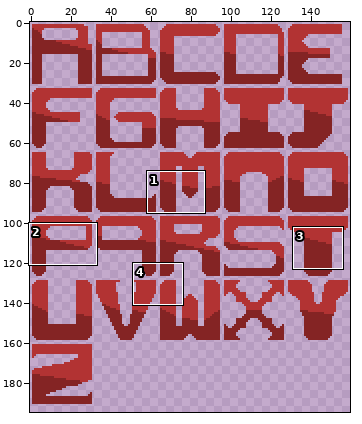
Pixel-art file -- Assets/Sprites/Cosmo Font.aseprite. Above: a wide view before the commit, with the close-up outlined.
Close-up. As it was:
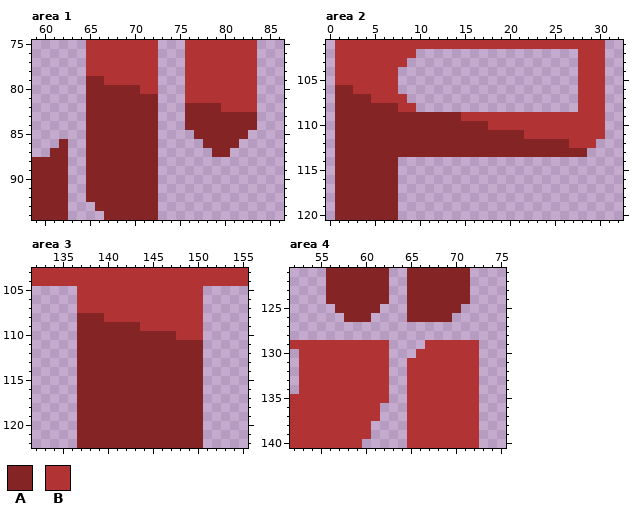
160x195 pixels, 1 frame. Shown: area 1: x 59..86, y 75..94; area 2: x 0..32, y 101..120; area 3: x 132..155, y 103..122; area 4: x 52..75, y 121..140. The commit also changed other parts of the picture, which this record leaves out.
Palette (. is transparent): A #842424  B #b23333
Pixels before, area 1, first column x 59:
75 ......BBBBBBBB...BBBBBBBB
76 ......BBBBBBBB...BBBBBBBB
77 ......BBBBBBBB...BBBBBBBB
78 ......BBBBBBBB...BBBBBBBB
79 ......AABBBBBB...BBBBBBBB
80 ......AAAAAABB...BBBBBBBB
81 ......AAAAAAAA...BBBBBBBB
82 ......AAAAAAAA...AAAABBBB
83 ......AAAAAAAA...AAAAAAAA
84 ......AAAAAAAA...AAAAAAAA
85 ......AAAAAAAA....AAAAAA.
86 ...A..AAAAAAAA.....AAAA..
87 ..AA..AAAAAAAA......AA...
88 AAAA..AAAAAAAA...........
89 AAAA..AAAAAAAA...........
90 AAAA..AAAAAAAA...........
91 AAAA..AAAAAAAA...........
92 AAAA..AAAAAAAA...........
93 AAAA...AAAAAAA...........
94 AAAA....AAAAAA...........
Pixels before, area 2, first column x 1:
101 BBBBBBBBBBBBBBBBBBBBBBBBBBBBBB
102 BBBBBBBBB..................BBB
103 BBBBBBBB...................BBB
104 BBBBBBB....................BBB
105 BBBBBBB....................BBB
106 AABBBBB....................BBB
107 AAAABBBB...................BBB
108 AAAAAAABB..................BBB
109 AAAAAAAAAAAAAABBBBBBBBBBBBBBBB
110 AAAAAAAAAAAAAAAAABBBBBBBBBBBBB
111 AAAAAAAAAAAAAAAAAAAAABBBBBBBBB
112 AAAAAAAAAAAAAAAAAAAAAAAAAABBB.
113 AAAAAAAAAAAAAAAAAAAAAAAAAAAA..
114 AAAAAAA.......................
115 AAAAAAA.......................
116 AAAAAAA.......................
117 AAAAAAA.......................
118 AAAAAAA.......................
119 AAAAAAA.......................
120 AAAAAAA.......................
Pixels before, area 3, first column x 132:
103 BBBBBBBBBBBBBBBBBBBBBBBB
104 BBBBBBBBBBBBBBBBBBBBBBBB
105 .....BBBBBBBBBBBBBB.....
106 .....BBBBBBBBBBBBBB.....
107 .....BBBBBBBBBBBBBB.....
108 .....AAABBBBBBBBBBB.....
109 .....AAAAAAABBBBBBB.....
110 .....AAAAAAAAAAABBB.....
111 .....AAAAAAAAAAAAAA.....
112 .....AAAAAAAAAAAAAA.....
113 .....AAAAAAAAAAAAAA.....
114 .....AAAAAAAAAAAAAA.....
115 .....AAAAAAAAAAAAAA.....
116 .....AAAAAAAAAAAAAA.....
117 .....AAAAAAAAAAAAAA.....
118 .....AAAAAAAAAAAAAA.....
119 .....AAAAAAAAAAAAAA.....
120 .....AAAAAAAAAAAAAA.....
121 .....AAAAAAAAAAAAAA.....
122 .....AAAAAAAAAAAAAA.....
Pixels before, area 4, first column x 52:
121 ....AAAAAAA..AAAAAAA.
122 ....AAAAAAA..AAAAAAA.
123 ....AAAAAAA..AAAAAAA.
124 ....AAAAAAA..AAAAAAA.
125 .....AAAAA...AAAAAA..
126 ......AAA....AAAAA...
127 .....................
128 .....................
129 BBBBBBBBBBB....BBBBBB
130 .BBBBBBBBBB...BBBBBBB
131 .BBBBBBBBBB..BBBBBBBB
132 .BBBBBBBBBB..BBBBBBBB
133 .BBBBBBBBBB..BBBBBBBB
134 .BBBBBBBBBB..BBBBBBBB
135 BBBBBBBBBBB..BBBBBBBB
136 BBBBBBBBBB...BBBBBBBB
137 BBBBBBBBBB...BBBBBBBB
138 BBBBBBBBB....BBBBBBBB
139 BBBBBBBBB....BBBBBBBB
140 BBBBBBBB.....BBBBBBBB
And afterwards:
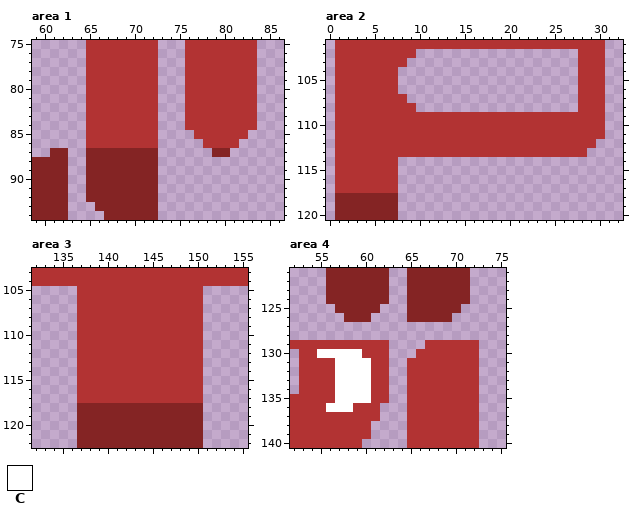
Colours new in this view: C #ffffff
Change:
Area 1:
y 79: x 65..66 AA -> BB
y 80: x 65..70 AAAAAA -> BBBBBB
y 81: x 65..72 AAAAAAAA -> BBBBBBBB
y 82: x 65..72 AAAAAAAA -> BBBBBBBB; x 76..79 AAAA -> BBBB
y 83..84: x 65..72 AAAAAAAA -> BBBBBBBB; x 76..83 AAAAAAAA -> BBBBBBBB
y 85: x 65..72 AAAAAAAA -> BBBBBBBB; x 77..82 AAAAAA -> BBBBBB
y 86: x 62 A -> .; x 65..72 AAAAAAAA -> BBBBBBBB; x 78..81 AAAA -> BBBB
Area 2:
y 106: x 1..2 AA -> BB
y 107: x 1..4 AAAA -> BBBB
y 108: x 1..7 AAAAAAA -> BBBBBBB
y 109: x 1..14 AAAAAAAAAAAAAA -> BBBBBBBBBBBBBB
y 110: x 1..17 AAAAAAAAAAAAAAAAA -> BBBBBBBBBBBBBBBBB
y 111: x 1..21 AAAAAAAAAAAAAAAAAAAAA -> BBBBBBBBBBBBBBBBBBBBB
y 112: x 1..26 AAAAAAAAAAAAAAAAAAAAAAAAAA -> BBBBBBBBBBBBBBBBBBBBBBBBBB
y 113: x 1..28 AAAAAAAAAAAAAAAAAAAAAAAAAAAA -> BBBBBBBBBBBBBBBBBBBBBBBBBBBB
y 114..117: x 1..7 AAAAAAA -> BBBBBBB
Area 3:
y 108: x 137..139 AAA -> BBB
y 109: x 137..143 AAAAAAA -> BBBBBBB
y 110: x 137..147 AAAAAAAAAAA -> BBBBBBBBBBB
y 111..117: x 137..150 AAAAAAAAAAAAAA -> BBBBBBBBBBBBBB
Area 4:
y 130: x 55..59 BBBBB -> CCCCC
y 131..135: x 57..60 BBBB -> CCCC
y 136: x 56..58 BBB -> CCC
Where, in picture pixels (left, top, right, bottom), the same in both close-ups:
changed: (59, 76, 257, 148)
changed: (335, 85, 587, 193)
changed: (77, 313, 203, 403)
changed: (317, 349, 371, 412)
